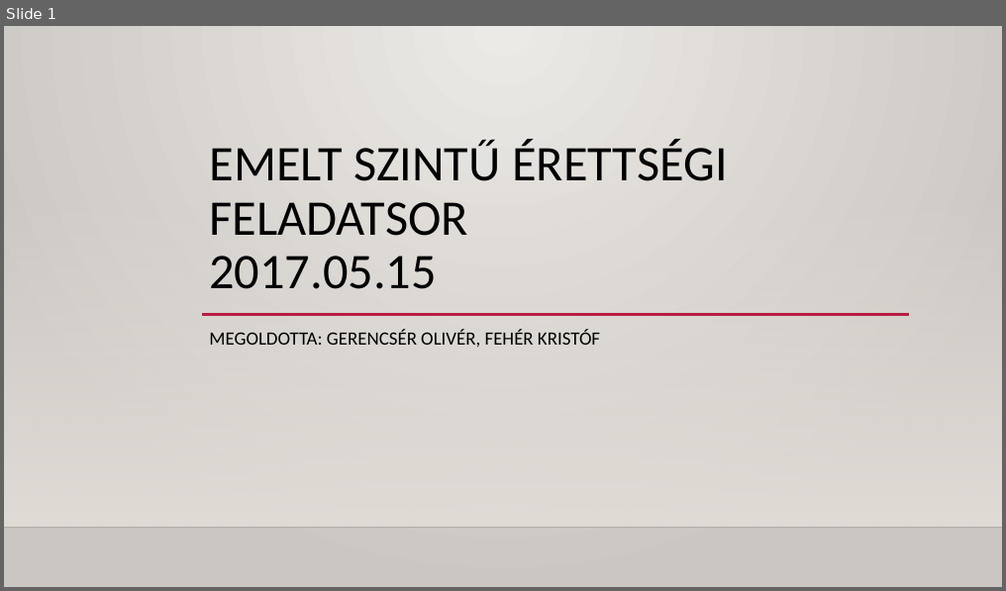
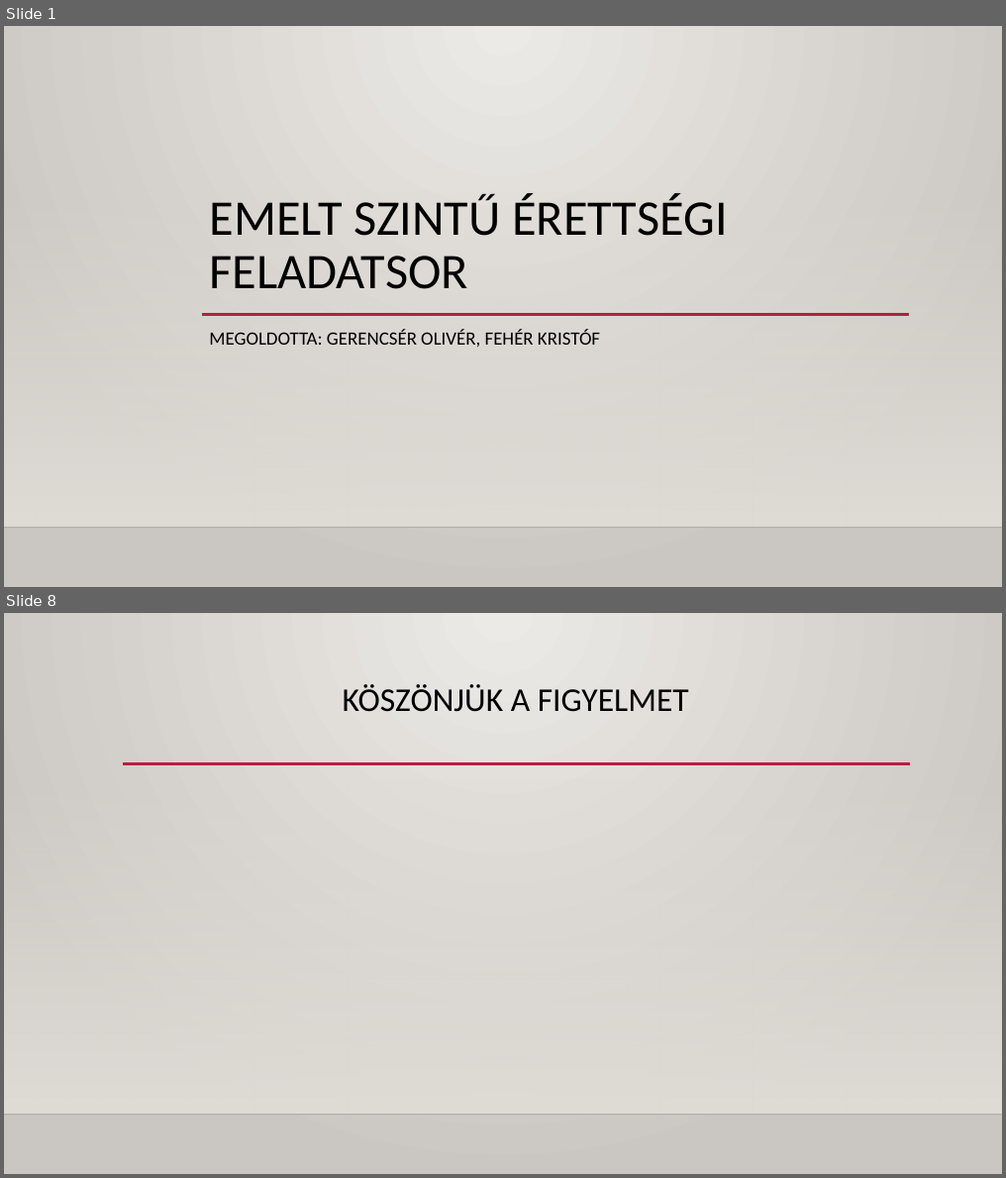
Before and after one commit to GerencserOliver/Proj1-Furdo-10A_D, a slide deck: Proj1-Furdo-10A_D.pptx. Shown one above the other, each under a label of ours: slide 1 before the commit, slides 1 and 8 after it; the slides between them are not shown. The pictures are 1006x591 and 1006x1178 pixels, drawn with LibreOffice and Linux fonts; fonts in the diff are those of the drawing; background and template pictures are left out. Boxes give left, top, right and bottom in pixels: in the first picture for what was removed or moved away, otherwise in the second. Text is boxed around its words. In the diff, an @@ line names an element or a change of style, - is before the commit and + after.

```diff
--- a/Proj1-Furdo-10A_D.pptx
+++ b/Proj1-Furdo-10A_D.pptx
@@ slide 8 added at [4, 613, 1002, 1174], background gradient #ECEAE7 to #CAC7C1; not listed: 2 template elements that a slide beside it also shows @@
@@ title added at [343, 684, 689, 712], 32 pt, text #000000 @@
+KÖSZÖNJÜK A FIGYELMET
@@ line added from (123, 764) to (910, 764), #B71E42 2.5 pt @@
@@ slide 1 changed as well @@
@@ title at [209, 193, 728, 289]: text changed @@
-EMELT SZINTŰ ÉRETTSÉGI FELADATSOR
-2017.05.15
+EMELT SZINTŰ ÉRETTSÉGI FELADATSOR
```
Also in this commit, not shown: 1 other slide changed, 5 other slides added, 5 slides removed.
